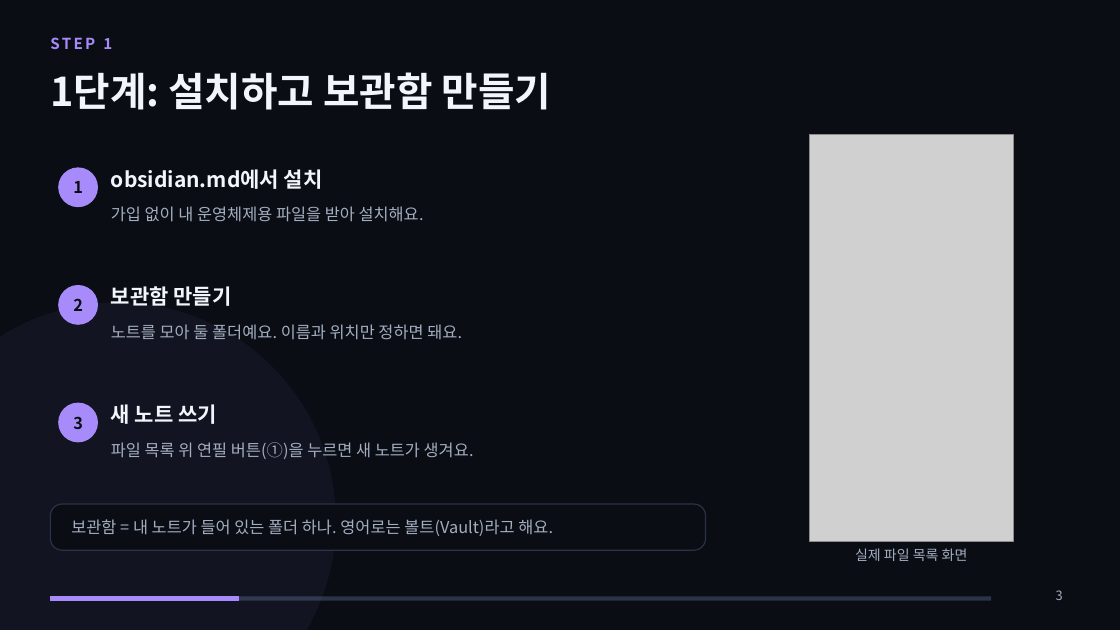
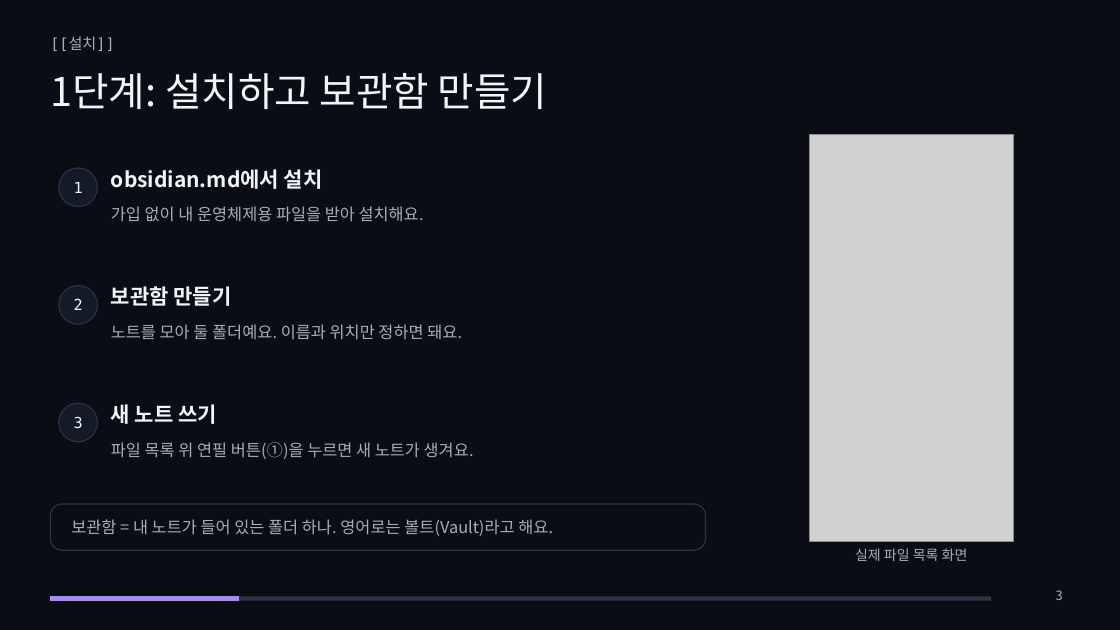
Before and after one commit to metaluca27/huhsame-script, a slide deck: slide 3 of docs/강의/옵시디언_입문/옵시디언_입문_강의.pptx. Drawn at 1120x630 pixels with LibreOffice and Linux fonts; fonts in the diff are those of the drawing; grey boxes stand for pictures. Boxes give left, top, right and bottom in pixels: in the first picture for what was removed or moved away, otherwise in the second. Text is boxed around its words. In the diff, an @@ line names an element or a change of style, - is before the commit and + after.

```diff
--- a/docs/강의/옵시디언_입문/옵시디언_입문_강의.pptx
+++ b/docs/강의/옵시디언_입문/옵시디언_입문_강의.pptx
@@ title "1단계: 설치하고 보관함 만들기" at [50, 73, 547, 109]: bold off @@
@@ text at [50, 37, 114, 51]: text changed; font Noto Sans CJK KR to DejaVu Sans Mono; text colour #A88BFA to #A3AEC0; bold off @@
-STEP 1
+[[설치]]
@@ ellipse removed at [0, 302, 336, 630] @@
@@ size 14 to 13 pt, font Noto Sans CJK KR to DejaVu Sans Mono, text colour #0A0D14 to #F2F5FA, bold off in 3 elements at [74, 182, 83, 193], [74, 298, 83, 310], [74, 416, 83, 429] @@
@@ fill #A88BFA to #141A26; outline #A88BFA 1 pt to #2A3446 1 pt in 3 elements at [59, 168, 97, 207], [59, 286, 97, 324], [59, 403, 97, 442] @@
```
Also in this commit, not shown: 14 other slides changed, 9 other files.
